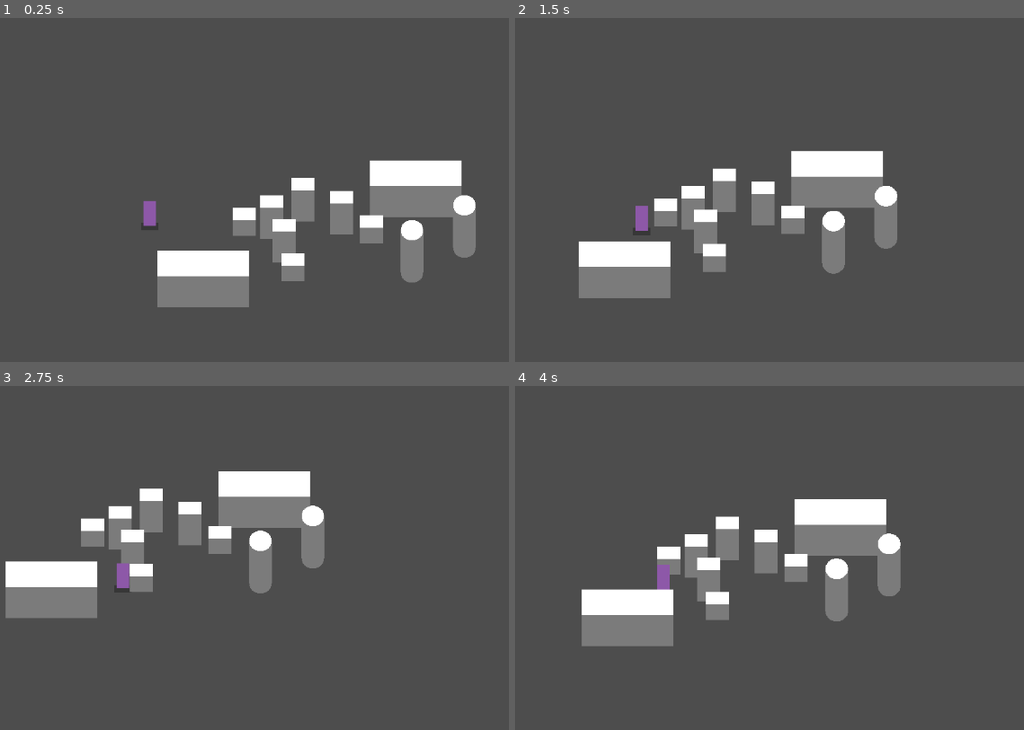
Above: before the commit, frames 1-4 (two rows, left to right).
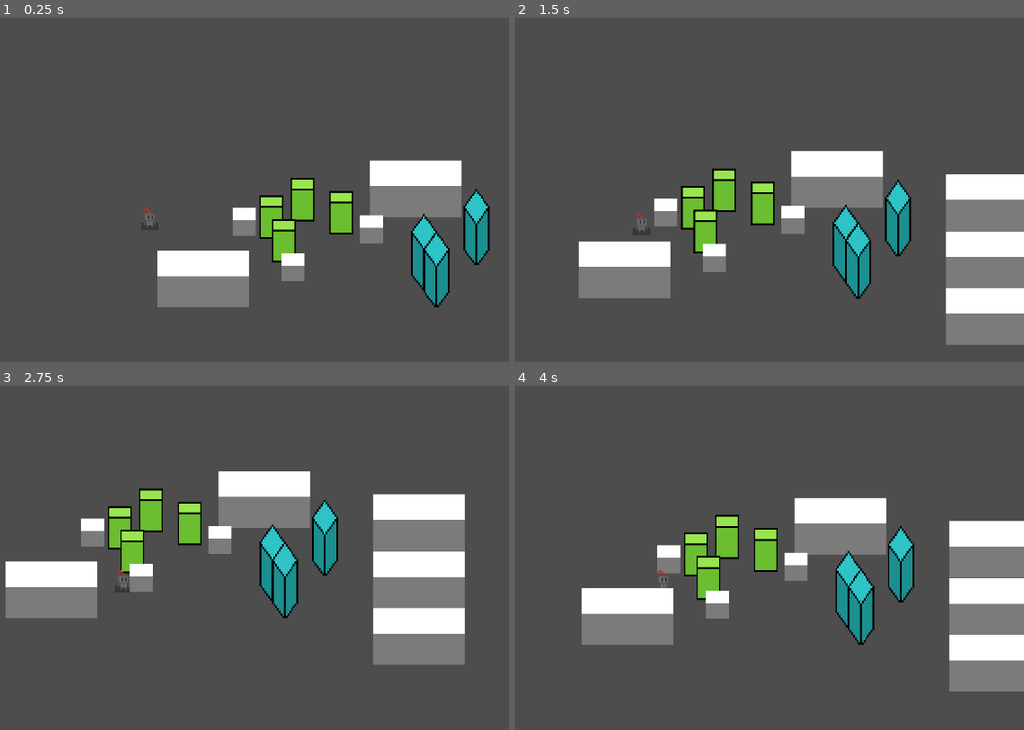
Above: after the commit, the same moments.

Repository: salt0fLife/strangePlacesGameJam
Game: Godot game, scene res://world/levels/debug_level.tscn
The game is run twice, just before and just after one commit, with the same random seed, the same clock (stepped at 60 frames per second) and the same inputs.
Inputs:
- Up to frame 1 (0.25 s): no input
- Up to frame 2 (1.5 s): tap Enter at 0.5 s; hold D (right) 0.53-1.28 s; tap Space (jump) at 0.77 s; hold S (down) from 1.28 s (still down)
- Up to frame 3 (2.75 s): tap Space (jump) at 1.52 s; release S (down) at 2.03 s; hold D (right) from 2.03 s (still down)
- Up to frame 4 (4 s): release D (right) at 2.78 s; hold W (up) 2.78-3.53 s; tap Space (jump) at 3.02, 3.77 s; hold A (left) from 3.53 s (still down)

The runs differ from the first frame. In frame 1, 5.6% of the frame differs, in the area x 28-97%, y 46-85%; in frame 2, 13%; in frame 3, 14%, in the area x 21-92%, y 29-81%; in frame 4, 13%.

Commit message:
added Player graphics

Diff:
--- a/node_2d.tscn
+++ /dev/null
@@ -1,3 +0,0 @@
-[gd_scene format=3 uid="uid://ocynqawgn880"]
-
-[node name="Node2D" type="Node2D" unique_id=413563321]
--- a/player/player.tscn
+++ b/player/player.tscn
@@ -1,6 +1,7 @@
-[gd_scene format=3 uid="uid://bn5jvwnfexjd"]
+[gd_scene load_steps=6 format=3 uid="uid://bn5jvwnfexjd"]
 
 [ext_resource type="Script" uid="uid://dh0215rei81k6" path="res://scripts/player.gd" id="1_oul6g"]
+[ext_resource type="Texture2D" uid="uid://btpct583fml6n" path="res://Assets/Sprites/Player/Player.png" id="2_rkbax"]
 
 [sub_resource type="CanvasItemMaterial" id="CanvasItemMaterial_oul6g"]
 blend_mode = 3
@@ -10,7 +11,7 @@
 [sub_resource type="CircleShape2D" id="CircleShape2D_oul6g"]
 radius = 5.0990195
 
-[node name="player" type="CharacterBody2D" unique_id=805205783 groups=["player"]]
+[node name="player" type="CharacterBody2D" groups=["player"]]
 collision_layer = 2
 script = ExtResource("1_oul6g")
 camera_follow_speed = 1.0
@@ -18,11 +19,11 @@
 camera_dampening = 10.0
 camera_movement_effect = 0.3
 
-[node name="graphics" type="Node2D" parent="." unique_id=1660909222]
+[node name="graphics" type="Node2D" parent="."]
 
-[node name="shadow" type="Node2D" parent="graphics" unique_id=1190137418]
+[node name="shadow" type="Node2D" parent="graphics"]
 
-[node name="colorRect" type="ColorRect" parent="graphics/shadow" unique_id=1774154051]
+[node name="colorRect" type="ColorRect" parent="graphics/shadow"]
 material = SubResource("CanvasItemMaterial_oul6g")
 offset_left = -14.0
 offset_top = 5.0
@@ -30,27 +31,34 @@
 offset_bottom = 17.0
 color = Color(0.7162962, 0.7162962, 0.7162962, 1)
 
-[node name="Sprite2D" type="Sprite2D" parent="graphics" unique_id=403884699]
+[node name="Sprite2D" type="Sprite2D" parent="graphics"]
 
-[node name="placeholder" type="ColorRect" parent="graphics" unique_id=1762736947]
+[node name="placeholder" type="ColorRect" parent="graphics"]
+visible = false
 offset_left = -10.0
 offset_top = -30.0
 offset_right = 10.0
 offset_bottom = 10.0
 color = Color(0.55225843, 0.3459333, 0.6577635, 1)
 
-[node name="cameraHandler" type="Node2D" parent="graphics" unique_id=1069777500]
+[node name="Sprite2D2" type="Sprite2D" parent="graphics"]
+position = Vector2(1, 21)
+scale = Vector2(2, 2)
+texture = ExtResource("2_rkbax")
+hframes = 14
+
+[node name="cameraHandler" type="Node2D" parent="graphics"]
 top_level = true
 
-[node name="Camera2D" type="Camera2D" parent="graphics/cameraHandler" unique_id=152757788]
+[node name="Camera2D" type="Camera2D" parent="graphics/cameraHandler"]
 
-[node name="CollisionShape2D" type="CollisionShape2D" parent="." unique_id=1095635682]
+[node name="CollisionShape2D" type="CollisionShape2D" parent="."]
 position = Vector2(0, 8)
 shape = SubResource("CircleShape2D_kqu6x")
 
-[node name="ground_finder" type="Area2D" parent="." unique_id=1771362035]
+[node name="ground_finder" type="Area2D" parent="."]
 position = Vector2(0, 5)
 collision_layer = 2
 
-[node name="CollisionShape2D" type="CollisionShape2D" parent="ground_finder" unique_id=9394029]
+[node name="CollisionShape2D" type="CollisionShape2D" parent="ground_finder"]
 shape = SubResource("CircleShape2D_oul6g")
--- a/project.godot
+++ b/project.godot
@@ -12,7 +12,7 @@
 
 config/name="strange places"
 run/main_scene="uid://cikylx5mf7sy3"
-config/features=PackedStringArray("4.6", "GL Compatibility")
+config/features=PackedStringArray("4.5", "GL Compatibility")
 config/icon="res://icon.svg"
 
 [input]
--- a/world/building_blocks/test_platform.tscn
+++ b/world/building_blocks/test_platform.tscn
@@ -1,27 +1,35 @@
-[gd_scene format=3 uid="uid://cukpg4oahkuk6"]
+[gd_scene load_steps=4 format=3 uid="uid://cukpg4oahkuk6"]
 
 [ext_resource type="Script" uid="uid://bqq4l4wwmuuo3" path="res://scripts/generic_platform.gd" id="1_31fna"]
+[ext_resource type="Texture2D" uid="uid://1qkrlpwe8aeq" path="res://Assets/Sprites/Blocks/Green Block-0004.png" id="2_jep1m"]
 
 [sub_resource type="RectangleShape2D" id="RectangleShape2D_mo8ui"]
 size = Vector2(37, 19.5)
 
-[node name="testPlatform4" type="StaticBody2D" unique_id=17462114 groups=["wall"]]
+[node name="testPlatform4" type="StaticBody2D" groups=["wall"]]
 script = ExtResource("1_31fna")
 ground_height = -50.0
 
-[node name="ColorRect2" type="ColorRect" parent="." unique_id=1983215661]
+[node name="ColorRect2" type="ColorRect" parent="."]
 offset_left = -10.0
 offset_top = -12.0
 offset_right = 27.0
 offset_bottom = 58.0
 color = Color(0.48178947, 0.48178947, 0.48178947, 1)
 
-[node name="ColorRect" type="ColorRect" parent="." unique_id=876387398]
+[node name="ColorRect" type="ColorRect" parent="."]
 offset_left = -10.0
 offset_top = -12.0
 offset_right = 27.0
 offset_bottom = 8.0
 
-[node name="CollisionShape2D" type="CollisionShape2D" parent="." unique_id=1093848566]
+[node name="CollisionShape2D" type="CollisionShape2D" parent="."]
 position = Vector2(8, 48)
 shape = SubResource("RectangleShape2D_mo8ui")
+
+[node name="TextureRect" type="TextureRect" parent="."]
+offset_left = -49.0
+offset_top = -59.0
+offset_right = 70.0
+offset_bottom = 87.0
+texture = ExtResource("2_jep1m")
--- a/world/building_blocks/test_platform_cylinder.tscn
+++ b/world/building_blocks/test_platform_cylinder.tscn
@@ -1,6 +1,7 @@
-[gd_scene format=3 uid="uid://dy60o5q644eq7"]
+[gd_scene load_steps=6 format=3 uid="uid://dy60o5q644eq7"]
 
 [ext_resource type="Script" uid="uid://bqq4l4wwmuuo3" path="res://scripts/generic_platform.gd" id="1_l7o1w"]
+[ext_resource type="Texture2D" uid="uid://mp88vy37anvh" path="res://Assets/Sprites/Blocks/3d Teal Block.png" id="2_2i15i"]
 
 [sub_resource type="Gradient" id="Gradient_l7o1w"]
 interpolation_mode = 1
@@ -15,11 +16,12 @@
 [sub_resource type="CircleShape2D" id="CircleShape2D_bxpxu"]
 radius = 18.0
 
-[node name="testPlatform4" type="StaticBody2D" unique_id=17462114 groups=["wall"]]
+[node name="testPlatform4" type="StaticBody2D" groups=["wall"]]
 script = ExtResource("1_l7o1w")
 ground_height = -66.0
 
-[node name="ColorRect3" type="TextureRect" parent="." unique_id=1217241665]
+[node name="ColorRect3" type="TextureRect" parent="."]
+visible = false
 modulate = Color(0.48235294, 0.48235294, 0.48235294, 1)
 offset_left = -10.0
 offset_top = 41.0
@@ -28,14 +30,16 @@
 texture = SubResource("GradientTexture2D_2i15i")
 expand_mode = 1
 
-[node name="ColorRect2" type="ColorRect" parent="." unique_id=1983215661]
+[node name="ColorRect2" type="ColorRect" parent="."]
+visible = false
 offset_left = -10.0
 offset_top = -12.0
 offset_right = 27.0
 offset_bottom = 58.0
 color = Color(0.48178947, 0.48178947, 0.48178947, 1)
 
-[node name="ColorRect" type="TextureRect" parent="." unique_id=919025796]
+[node name="ColorRect" type="TextureRect" parent="."]
+visible = false
 offset_left = -10.0
 offset_top = -27.0
 offset_right = 27.0
@@ -43,6 +47,13 @@
 texture = SubResource("GradientTexture2D_2i15i")
 expand_mode = 1
 
-[node name="CollisionShape2D" type="CollisionShape2D" parent="." unique_id=1093848566]
-position = Vector2(8, 58)
+[node name="TextureRect" type="TextureRect" parent="."]
+offset_left = -38.0
+offset_top = -76.0
+offset_right = 102.0
+offset_bottom = 122.0
+texture = ExtResource("2_2i15i")
+
+[node name="CollisionShape2D" type="CollisionShape2D" parent="."]
+position = Vector2(27, 61)
 shape = SubResource("CircleShape2D_bxpxu")
--- a/world/building_blocks/test_platform_short.tscn
+++ b/world/building_blocks/test_platform_short.tscn
@@ -1,27 +1,27 @@
-[gd_scene format=3 uid="uid://udbtkhi8e3nn"]
+[gd_scene load_steps=3 format=3 uid="uid://udbtkhi8e3nn"]
 
 [ext_resource type="Script" uid="uid://bqq4l4wwmuuo3" path="res://scripts/generic_platform.gd" id="1_7tqs4"]
 
 [sub_resource type="RectangleShape2D" id="RectangleShape2D_mo8ui"]
-size = Vector2(37, 19.5)
+size = Vector2(37.125, 19.6875)
 
-[node name="testPlatform4" type="StaticBody2D" unique_id=17462114 groups=["wall"]]
+[node name="testPlatform4" type="StaticBody2D" groups=["wall"]]
 script = ExtResource("1_7tqs4")
 ground_height = -25.0
 
-[node name="ColorRect2" type="ColorRect" parent="." unique_id=1983215661]
+[node name="ColorRect2" type="ColorRect" parent="."]
 offset_left = -10.0
 offset_top = -12.0
 offset_right = 27.0
 offset_bottom = 33.0
 color = Color(0.48178947, 0.48178947, 0.48178947, 1)
 
-[node name="ColorRect" type="ColorRect" parent="." unique_id=876387398]
+[node name="ColorRect" type="ColorRect" parent="."]
 offset_left = -10.0
 offset_top = -12.0
 offset_right = 27.0
 offset_bottom = 8.0
 
-[node name="CollisionShape2D" type="CollisionShape2D" parent="." unique_id=1093848566]
-position = Vector2(8, 23)
+[node name="CollisionShape2D" type="CollisionShape2D" parent="."]
+position = Vector2(9, 23)
 shape = SubResource("RectangleShape2D_mo8ui")
--- a/world/levels/debug_level.tscn
+++ b/world/levels/debug_level.tscn
@@ -6,39 +6,51 @@
 [ext_resource type="PackedScene" uid="uid://dk1on3xaknlbp" path="res://world/building_blocks/test_platform_big.tscn" id="4_cfcve"]
 [ext_resource type="PackedScene" uid="uid://dy60o5q644eq7" path="res://world/building_blocks/test_platform_cylinder.tscn" id="5_ytmah"]
 
-[node name="debug_level" type="Node2D" unique_id=2122345902]
+[node name="debug_level" type="Node2D"]
 
-[node name="player" parent="." unique_id=805205783 instance=ExtResource("1_mo8ui")]
+[node name="player" parent="." instance=ExtResource("1_mo8ui")]
 
-[node name="testPlatform4" parent="." unique_id=17462114 instance=ExtResource("2_ie0a5")]
+[node name="testPlatform4" parent="." instance=ExtResource("2_ie0a5")]
 position = Vector2(299, -34)
 
-[node name="testPlatform5" parent="." unique_id=741205537 instance=ExtResource("2_ie0a5")]
+[node name="testPlatform5" parent="." instance=ExtResource("2_ie0a5")]
 position = Vector2(207, 11)
 
-[node name="testPlatform6" parent="." unique_id=1187548209 instance=ExtResource("2_ie0a5")]
+[node name="testPlatform6" parent="." instance=ExtResource("2_ie0a5")]
 position = Vector2(187, -27)
 
-[node name="testPlatform7" parent="." unique_id=2133368180 instance=ExtResource("2_ie0a5")]
+[node name="testPlatform7" parent="." instance=ExtResource("2_ie0a5")]
 position = Vector2(237, -55)
 
-[node name="testPlatform8" parent="." unique_id=874441598 instance=ExtResource("3_ie0a5")]
+[node name="testPlatform8" parent="." instance=ExtResource("3_ie0a5")]
 position = Vector2(143, -7)
 
-[node name="testPlatform9" parent="." unique_id=1759720789 instance=ExtResource("3_ie0a5")]
+[node name="testPlatform9" parent="." instance=ExtResource("3_ie0a5")]
 position = Vector2(347, 5)
 
-[node name="testPlatform10" parent="." unique_id=1655524933 instance=ExtResource("3_ie0a5")]
+[node name="testPlatform10" parent="." instance=ExtResource("3_ie0a5")]
 position = Vector2(221, 66)
 
-[node name="testPlatform11" parent="." unique_id=610152055 instance=ExtResource("4_cfcve")]
+[node name="testPlatform11" parent="." instance=ExtResource("4_cfcve")]
 position = Vector2(22, 83)
 
-[node name="testPlatform12" parent="." unique_id=207915298 instance=ExtResource("4_cfcve")]
+[node name="testPlatform12" parent="." instance=ExtResource("4_cfcve")]
 position = Vector2(363, -62)
 
-[node name="testPlatform13" parent="." unique_id=979958196 instance=ExtResource("5_ytmah")]
+[node name="testPlatform13" parent="." instance=ExtResource("5_ytmah")]
 position = Vector2(496, -13)
 
-[node name="testPlatform14" parent="." unique_id=941634508 instance=ExtResource("5_ytmah")]
+[node name="testPlatform14" parent="." instance=ExtResource("5_ytmah")]
 position = Vector2(412, 27)
+
+[node name="testPlatform15" parent="." instance=ExtResource("5_ytmah")]
+position = Vector2(432, 55)
+
+[node name="testPlatform16" parent="." instance=ExtResource("4_cfcve")]
+position = Vector2(611, -25)
+
+[node name="testPlatform17" parent="." instance=ExtResource("4_cfcve")]
+position = Vector2(611, 67)
+
+[node name="testPlatform18" parent="." instance=ExtResource("4_cfcve")]
+position = Vector2(611, 158)
Binary file added: Assets/Sprites/Blocks/Big 3d green Block.png
Not shown, added: Assets/Sprites/Blocks/Big 3d green Block.png.import
Binary file added: Assets/Sprites/Blocks/Pixle tool.png
Not shown, added: Assets/Sprites/Blocks/Pixle tool.png.import
Not shown: 1 places in world/levels/debug_level.tscn that only renumber resources
